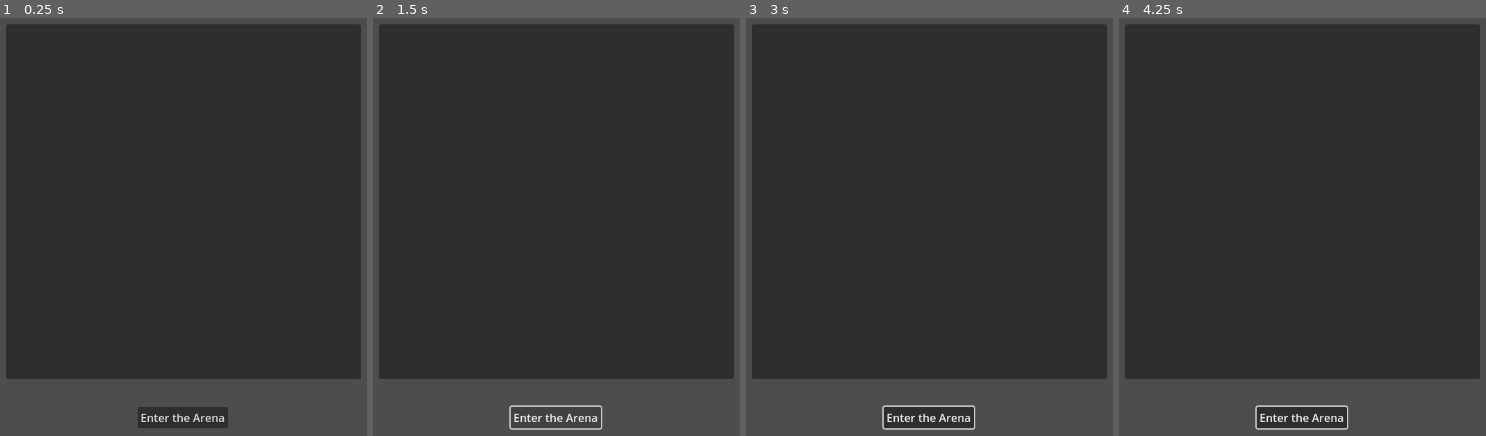
Above: before the commit, frames 1-4 (left to right).
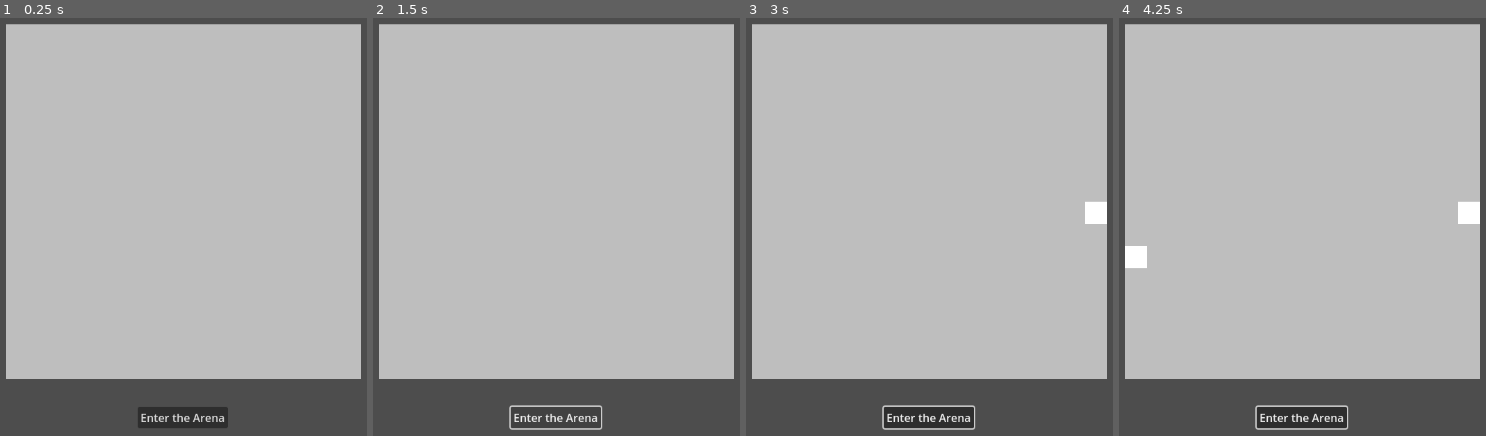
Above: after the commit, the same moments.

Repository: paul-maxime/drawnion
Game: Godot game, scene res://scenes/Drawing.tscn
Same seed, same stepped clock (60 frames per second), same inputs: the game is played once before the commit and once after it. Before the commit the project starts from res://scenes/drawing.tscn.
Inputs (mouse positions are in pixels of both pictures, inside the frame that each line leads up to):
- Up to frame 1 (0.25 s): no input
- Up to frame 2 (1.5 s): click "Enter the Arena" at 0.5 s; click "Enter the Arena" at 1.25 s
- Up to frame 3 (3 s): click "Enter the Arena" at 2 s; tap Enter at 2.75 s; move the mouse to (1105, 210) at 2.77 s; click (1105, 210) at 2.92 s
- Up to frame 4 (4.25 s): tap Space at 3.5 s; move the mouse to (1141, 252) at 3.52 s; click (1141, 252) at 3.67 s

The runs differ from the first frame. In frame 1, 82% of the frame differs, in the area x 1-99%, y 1-87%; in frame 2, 82%; in frame 3, 82%; in frame 4, 82%.

Commit message:
Rename scenes to PascalCase and fix drawing dependencie

Diff:
--- a/client/scenes/drawing.tscn
+++ b/client/scenes/Drawing.tscn
@@ -1,6 +1,6 @@
 [gd_scene load_steps=2 format=3 uid="uid://dd3x8rffhld1"]
 
-[ext_resource type="Script" path="res://DrawingPanel.gd" id="1_rjxuc"]
+[ext_resource type="Script" path="res://scripts/DrawingPanel.gd" id="1_logt0"]
 
 [node name="Drawing" type="Node2D"]
 
@@ -19,7 +19,7 @@
 grow_vertical = 2
 size_flags_horizontal = 4
 size_flags_vertical = 4
-script = ExtResource("1_rjxuc")
+script = ExtResource("1_logt0")
 
 [node name="StartGame" type="Button" parent="."]
 offset_left = 510.0
Renamed: client/scenes/arena.tscn -> client/scenes/Arena.tscn
Renamed: client/scenes/network.tscn -> client/scenes/Network.tscn
